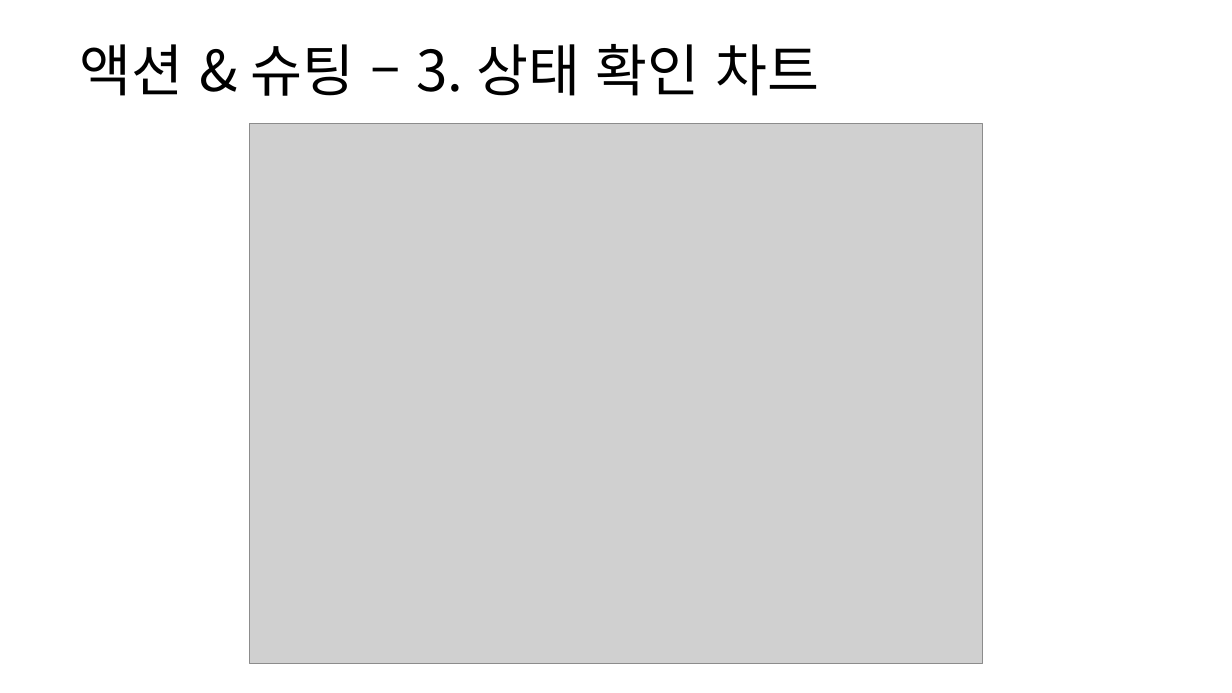
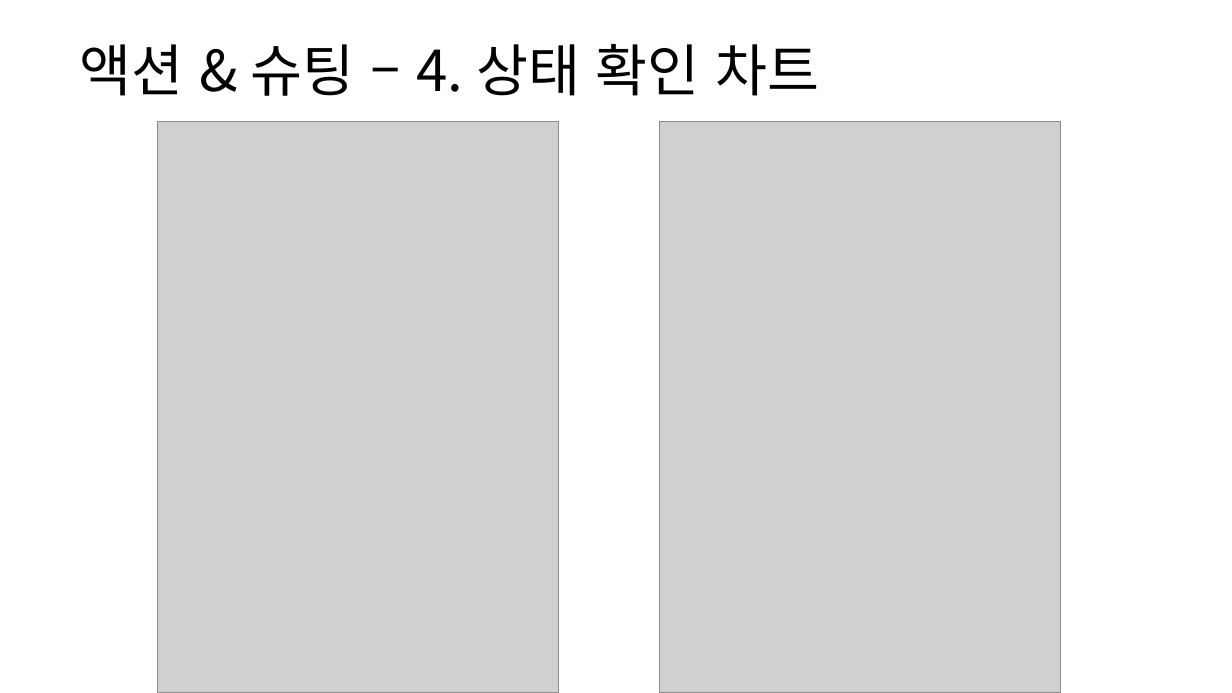
Before and after one commit to yjk0401/unityenginebasic_9th, a slide deck: slide 54 of 기획/방랑엽사전/스킬 시스템 기획서.pptx (slide 53 before the commit). Drawn at 1232x693 pixels with LibreOffice and Linux fonts; fonts in the diff are those of the drawing; grey boxes stand for pictures. Boxes give left, top, right and bottom in pixels: in the first picture for what was removed or moved away, otherwise in the second. Text is boxed around its words. In the diff, an @@ line names an element or a change of style, - is before the commit and + after.

```diff
--- a/기획/방랑엽사전/스킬 시스템 기획서.pptx
+++ b/기획/방랑엽사전/스킬 시스템 기획서.pptx
@@ text at <box>79,44,820,96</box>: text changed @@
-액션 & 슈팅 – 3. 상태 확인 차트
+액션 & 슈팅 – 4. 상태 확인 차트
@@ picture added at <box>157,122,558,693</box> @@
@@ picture removed at <box>250,124,983,664</box> @@
@@ picture added at <box>660,122,1061,693</box> @@
```
Also in this commit, not shown: 7 other slides changed, 2 slides added, 7 slides removed, 1 other file.
